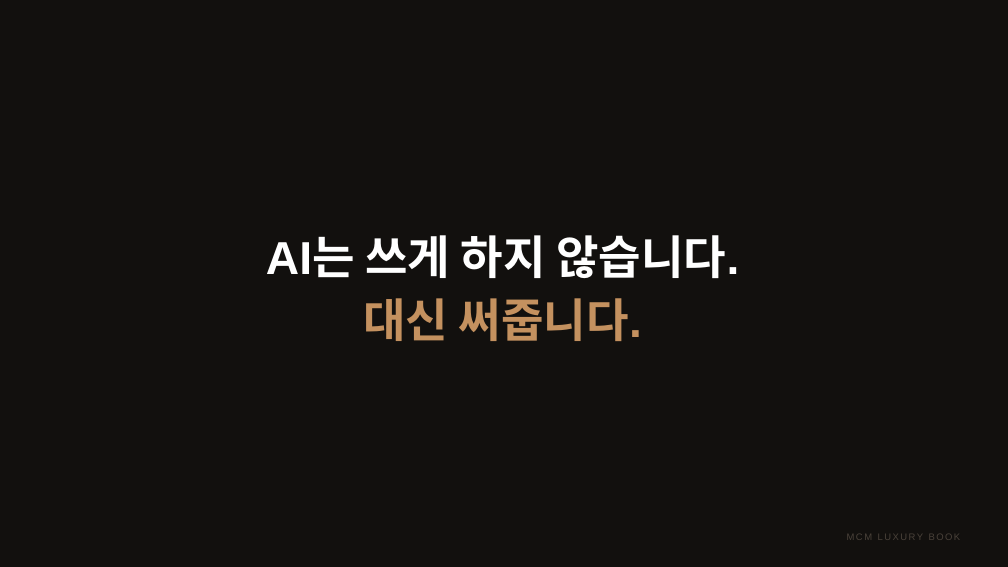
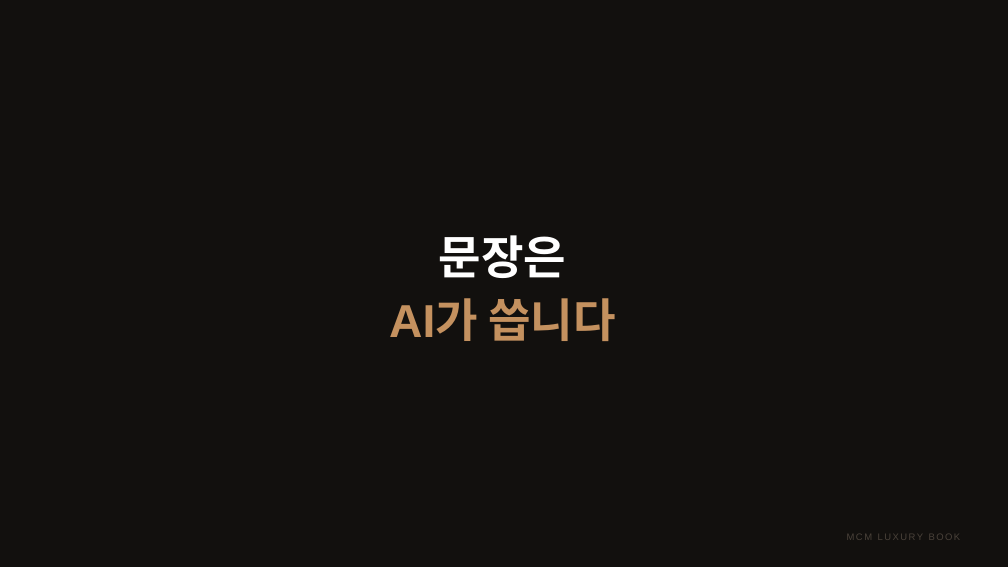
Before and after one commit to elominatedCloud/likeGonzi, a slide deck: slide 21 of docs/ir/MCM_Luxury_Book_IR.pptx. Drawn at 1008x567 pixels with LibreOffice and Linux fonts; fonts in the diff are those of the drawing; background and template pictures are left out. Boxes give left, top, right and bottom in pixels: in the first picture for what was removed or moved away, otherwise in the second. Text is boxed around its words. In the diff, an @@ line names an element or a change of style, - is before the commit and + after.

```diff
--- a/docs/ir/MCM_Luxury_Book_IR.pptx
+++ b/docs/ir/MCM_Luxury_Book_IR.pptx
@@ text at [389, 235, 615, 341]: text changed; text colour #FFFFFF to #C4915F @@
-AI는 쓰게 하지 않습니다.
-대신 써줍니다.
+문장은
+AI가 씁니다
```
Also in this commit, not shown: 21 other slides changed, 3 other files.
